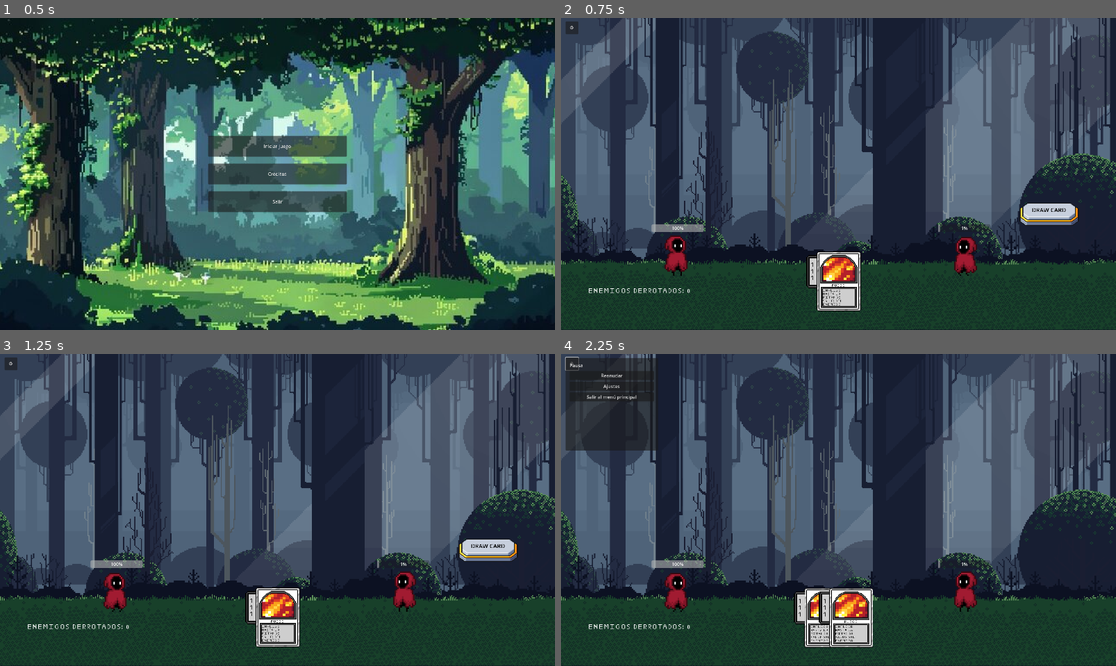
Above: before the commit, frames 1-4 (two rows, left to right).
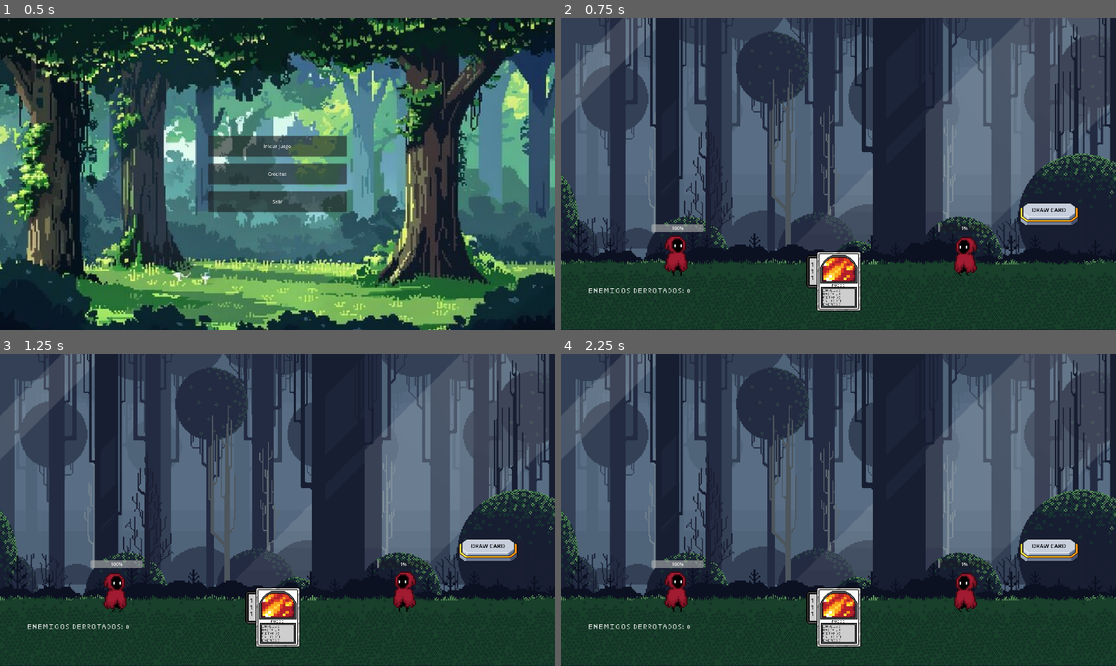
Above: after the commit, the same moments.

Repository: u1751855481-maker/quantumdeck
Game: Godot game, scene res://scenes/main_menu.tscn
The game is run twice, just before and just after one commit, with the same random seed, the same clock (stepped at 60 frames per second) and the same inputs.
Inputs (mouse positions are in pixels of both pictures, inside the frame that each line leads up to):
- Up to frame 1 (0.5 s): no input
- Up to frame 2 (0.75 s): click "Iniciar juego" at 0.5 s
- Up to frame 3 (1.25 s): no input
- Up to frame 4 (2.25 s): click "DRAW CARD" at 1.25 s; click (572, 363) at 2 s, where only the run before the commit has a clickable "⚙"

Frame 1 is identical in both runs. In frame 2, less than 0.1% of the frame differs, in the area x 0-4%, y 1-6%; in frame 3, less than 0.1%; in frame 4, 7.4%, in the area x 0-94%, y 0-95%.
Error after the commit: Parse Error: Identifier "theme" not declared in the current scope. (res://scripts/ui/ui_manager.gd:15)

Commit message:
Add skinnable UI framework, state/save systems, combat log and debug overlay

Diff:
--- a/project.godot
+++ b/project.godot
@@ -18,6 +18,9 @@
 
 [autoload]
 
+SaveSystem="*res://scripts/save_system.gd"
+GameState="*res://scripts/game_state.gd"
+CombatLog="*res://scripts/combat_log.gd"
 AudioSettings="*res://scripts/audio_settings.gd"
 
 [display]
--- a/scenes/deck_hand.tscn
+++ b/scenes/deck_hand.tscn
@@ -29,7 +29,7 @@
 [ext_resource type="AudioStream" uid="uid://bse23joewlf8n" path="res://Assets/sfx/drop_card.ogg" id="26_lwv30"]
 [ext_resource type="AudioStream" uid="uid://8t3q76idoxfe" path="res://Assets/sfx/token.ogg" id="27_yua3g"]
 [ext_resource type="AudioStream" uid="uid://ceo17d3wv806v" path="res://Assets/sfx/splat.ogg" id="28_3esvd"]
-[ext_resource type="PackedScene" path="res://scenes/pause_menu.tscn" id="29_pause"]
+[ext_resource type="PackedScene" path="res://scenes/ui/ui_root.tscn" id="29_uiroot"]
 
 [sub_resource type="AtlasTexture" id="AtlasTexture_5upqq"]
 atlas = ExtResource("5_o728e")
@@ -351,7 +351,7 @@
 label_settings = SubResource("LabelSettings_hlw5f")
 
 
-[node name="PauseMenu" parent="." instance=ExtResource("29_pause")]
+[node name="UIRoot" parent="." instance=ExtResource("29_uiroot")]
 
 [node name="SFX" type="Node2D" parent="."]
 
--- /dev/null
+++ b/scenes/ui/combat_log_panel.tscn
@@ -0,0 +1,63 @@
+[gd_scene load_steps=2 format=3]
+
+[ext_resource type="Script" path="res://scripts/ui/combat_log_panel.gd" id="1_1"]
+
+[node name="CombatLogPanel" type="Control"]
+layout_mode = 1
+anchors_preset = 0
+offset_left = 1480.0
+offset_top = 20.0
+offset_right = 1900.0
+offset_bottom = 420.0
+script = ExtResource("1_1")
+
+[node name="Panel" type="Panel" parent="."]
+layout_mode = 1
+anchors_preset = 15
+anchor_right = 1.0
+anchor_bottom = 1.0
+grow_horizontal = 2
+grow_vertical = 2
+
+[node name="Margin" type="MarginContainer" parent="Panel"]
+layout_mode = 1
+anchors_preset = 15
+anchor_right = 1.0
+anchor_bottom = 1.0
+grow_horizontal = 2
+grow_vertical = 2
+theme_override_constants/margin_left = 8
+theme_override_constants/margin_top = 8
+theme_override_constants/margin_right = 8
+theme_override_constants/margin_bottom = 8
+
+[node name="VBox" type="VBoxContainer" parent="Panel/Margin"]
+layout_mode = 2
+
+[node name="Title" type="Label" parent="Panel/Margin/VBox"]
+layout_mode = 2
+text = "Combat Log"
+
+[node name="Scroll" type="ScrollContainer" parent="Panel/Margin/VBox"]
+custom_minimum_size = Vector2(0, 300)
+layout_mode = 2
+size_flags_vertical = 3
+
+[node name="Output" type="RichTextLabel" parent="Panel/Margin/VBox/Scroll"]
+layout_mode = 2
+bbcode_enabled = false
+fit_content = true
+
+[node name="Buttons" type="HBoxContainer" parent="Panel/Margin/VBox"]
+layout_mode = 2
+
+[node name="ClearButton" type="Button" parent="Panel/Margin/VBox/Buttons"]
+layout_mode = 2
+text = "Clear"
+
+[node name="CloseButton" type="Button" parent="Panel/Margin/VBox/Buttons"]
+layout_mode = 2
+text = "Close"
+
+[connection signal="pressed" from="Panel/Margin/VBox/Buttons/ClearButton" to="." method="_on_clear_button_pressed"]
+[connection signal="pressed" from="Panel/Margin/VBox/Buttons/CloseButton" to="." method="_on_close_button_pressed"]
--- /dev/null
+++ b/scenes/ui/debug_overlay.tscn
@@ -0,0 +1,66 @@
+[gd_scene load_steps=2 format=3]
+
+[ext_resource type="Script" path="res://scripts/ui/debug_overlay.gd" id="1_1"]
+
+[node name="DebugOverlay" type="Control"]
+layout_mode = 1
+anchors_preset = 0
+offset_left = 20.0
+offset_top = 70.0
+offset_right = 360.0
+offset_bottom = 340.0
+script = ExtResource("1_1")
+
+[node name="Panel" type="Panel" parent="."]
+layout_mode = 1
+anchors_preset = 15
+anchor_right = 1.0
+anchor_bottom = 1.0
+grow_horizontal = 2
+grow_vertical = 2
+
+[node name="Margin" type="MarginContainer" parent="Panel"]
+layout_mode = 1
+anchors_preset = 15
+anchor_right = 1.0
+anchor_bottom = 1.0
+grow_horizontal = 2
+grow_vertical = 2
+theme_override_constants/margin_left = 8
+theme_override_constants/margin_top = 8
+theme_override_constants/margin_right = 8
+theme_override_constants/margin_bottom = 8
+
+[node name="VBox" type="VBoxContainer" parent="Panel/Margin"]
+layout_mode = 2
+theme_override_constants/separation = 6
+
+[node name="Title" type="Label" parent="Panel/Margin/VBox"]
+layout_mode = 2
+text = "Debug Overlay (F1)"
+
+[node name="GiveSpellButton" type="Button" parent="Panel/Margin/VBox"]
+layout_mode = 2
+text = "Dar carta spell"
+
+[node name="EnemyAttackButton" type="Button" parent="Panel/Margin/VBox"]
+layout_mode = 2
+text = "Forzar ataque enemigo"
+
+[node name="DefeatButton" type="Button" parent="Panel/Margin/VBox"]
+layout_mode = 2
+text = "Forzar derrota"
+
+[node name="ReloadButton" type="Button" parent="Panel/Margin/VBox"]
+layout_mode = 2
+text = "Recargar escena"
+
+[node name="CloseButton" type="Button" parent="Panel/Margin/VBox"]
+layout_mode = 2
+text = "Cerrar"
+
+[connection signal="pressed" from="Panel/Margin/VBox/GiveSpellButton" to="." method="_on_give_spell_button_pressed"]
+[connection signal="pressed" from="Panel/Margin/VBox/EnemyAttackButton" to="." method="_on_enemy_attack_button_pressed"]
+[connection signal="pressed" from="Panel/Margin/VBox/DefeatButton" to="." method="_on_defeat_button_pressed"]
+[connection signal="pressed" from="Panel/Margin/VBox/ReloadButton" to="." method="_on_reload_button_pressed"]
+[connection signal="pressed" from="Panel/Margin/VBox/CloseButton" to="." method="_on_close_button_pressed"]
--- /dev/null
+++ b/scenes/ui/ui_root.tscn
@@ -0,0 +1,26 @@
+[gd_scene load_steps=2 format=3]
+
+[ext_resource type="Script" path="res://scripts/ui/ui_manager.gd" id="1_1"]
+
+[node name="UIRoot" type="CanvasLayer"]
+layer = 50
+script = ExtResource("1_1")
+
+[node name="MenuContainer" type="Control" parent="."]
+layout_mode = 3
+anchors_preset = 15
+anchor_right = 1.0
+anchor_bottom = 1.0
+grow_horizontal = 2
+grow_vertical = 2
+
+[node name="FadeRect" type="ColorRect" parent="."]
+visible = false
+layout_mode = 1
+anchors_preset = 15
+anchor_right = 1.0
+anchor_bottom = 1.0
+grow_horizontal = 2
+grow_vertical = 2
+mouse_filter = 2
+color = Color(0, 0, 0, 1)
--- a/scripts/audio_settings.gd
+++ b/scripts/audio_settings.gd
@@ -1,28 +1,41 @@
 extends Node
 
-const SETTINGS_PATH := "user://settings.cfg"
-const SECTION_AUDIO := "audio"
-const KEY_MASTER_VOLUME := "master_volume"
-
 var master_volume_percent: float = 100.0
+var music_volume_percent: float = 100.0
+var sfx_volume_percent: float = 100.0
 
 func _ready() -> void:
 	load_settings()
-	apply_master_volume()
+	apply_all_buses()
 
 func set_master_volume_percent(value: float) -> void:
 	master_volume_percent = clampf(value, 0.0, 100.0)
-	apply_master_volume()
-	save_settings()
+	apply_bus_volume("Master", master_volume_percent)
+	persist_audio()
 
-func apply_master_volume() -> void:
-	var master_index := AudioServer.get_bus_index("Master")
-	if(master_index == -1):
+func set_music_volume_percent(value: float) -> void:
+	music_volume_percent = clampf(value, 0.0, 100.0)
+	apply_bus_volume("Music", music_volume_percent)
+	persist_audio()
+
+func set_sfx_volume_percent(value: float) -> void:
+	sfx_volume_percent = clampf(value, 0.0, 100.0)
+	apply_bus_volume("SFX", sfx_volume_percent)
+	persist_audio()
+
+func apply_all_buses() -> void:
+	apply_bus_volume("Master", master_volume_percent)
+	apply_bus_volume("Music", music_volume_percent)
+	apply_bus_volume("SFX", sfx_volume_percent)
+
+func apply_bus_volume(bus_name: String, value_percent: float) -> void:
+	var bus_index := AudioServer.get_bus_index(bus_name)
+	if(bus_index == -1):
 		return
-	if(master_volume_percent <= 0.0):
-		AudioServer.set_bus_volume_db(master_index, -80.0)
+	if(value_percent <= 0.0):
+		AudioServer.set_bus_volume_db(bus_index, -80.0)
 	else:
-		AudioServer.set_bus_volume_db(master_index, linear_to_db(master_volume_percent / 100.0))
+		AudioServer.set_bus_volume_db(bus_index, linear_to_db(value_percent / 100.0))
 
 func get_volume_icon() -> String:
 	if(master_volume_percent <= 0.0):
@@ -32,12 +45,11 @@
 	return "🔊"
 
 func load_settings() -> void:
-	var config := ConfigFile.new()
-	if(config.load(SETTINGS_PATH) == OK):
-		master_volume_percent = float(config.get_value(SECTION_AUDIO, KEY_MASTER_VOLUME, 100.0))
-	master_volume_percent = clampf(master_volume_percent, 0.0, 100.0)
+	master_volume_percent = SaveSystem.get_audio_value("master_volume", 100.0)
+	music_volume_percent = SaveSystem.get_audio_value("music_volume", 100.0)
+	sfx_volume_percent = SaveSystem.get_audio_value("sfx_volume", 100.0)
 
-func save_settings() -> void:
-	var config := ConfigFile.new()
-	config.set_value(SECTION_AUDIO, KEY_MASTER_VOLUME, master_volume_percent)
-	config.save(SETTINGS_PATH)
+func persist_audio() -> void:
+	SaveSystem.set_audio_value("master_volume", master_volume_percent)
+	SaveSystem.set_audio_value("music_volume", music_volume_percent)
+	SaveSystem.set_audio_value("sfx_volume", sfx_volume_percent)
--- /dev/null
+++ b/scripts/combat_log.gd
@@ -0,0 +1,20 @@
+extends Node
+
+signal entry_added(entry: String)
+signal entries_cleared
+
+var entries: Array[String] = []
+const MAX_ENTRIES := 100
+
+func add_entry(entry: String) -> void:
+	entries.push_back(entry)
+	if(entries.size() > MAX_ENTRIES):
+		entries.pop_front()
+	entry_added.emit(entry)
+
+func clear() -> void:
+	entries.clear()
+	entries_cleared.emit()
+
+func get_entries() -> Array[String]:
+	return entries.duplicate()
--- a/scripts/deck_hand.gd
+++ b/scripts/deck_hand.gd
@@ -14,7 +14,9 @@
 @onready var PlayerBoard: BoardSpells = $CanvasLayer/World/Board_Spells
 @onready var BattleManagerAux: BattleManager = $Battle_Manager
 @onready var CardSpell2Scene: PackedScene = preload("res://scenes/cards/card_spell_heal.tscn")
-@onready var PauseMenu: CanvasLayer = $PauseMenu
+@onready var UIManager: CanvasLayer = $UIRoot
+var PauseMenu: CanvasLayer
+var DebugOverlay: Control
 var OutputCard: Card
 var CurrentCard: Card
 var CurrentSlot: CardSlot
@@ -39,7 +41,18 @@
 	visualize_elements(PHASE)
 	set_world(WORLD)
 	$GameOverLayer.visible = false
-	PauseMenu.connect("exit_to_menu_requested", _on_pause_menu_exit_to_menu_requested)
+	GameState.set_state(GameState.State.PLAYING)
+	CombatLog.clear()
+	PauseMenu = UIManager.open_menu("pause_menu")
+	if(PauseMenu):
+		PauseMenu.connect("exit_to_menu_requested", _on_pause_menu_exit_to_menu_requested)
+	UIManager.open_menu("combat_log_panel")
+	DebugOverlay = UIManager.open_menu("debug_overlay")
+	if(DebugOverlay):
+		DebugOverlay.connect("requested_reload_scene", _on_debug_reload_scene_requested)
+		DebugOverlay.connect("requested_give_spell", _on_debug_give_spell_requested)
+		DebugOverlay.connect("requested_force_enemy_attack", _on_debug_force_enemy_attack_requested)
+		DebugOverlay.connect("requested_force_defeat", _on_debug_force_defeat_requested)
 	pass # Replace with function body.
 func visualize_elements(phase:String):
 	if(IsMeasureSequenceRunning):
@@ -220,6 +233,7 @@
 func show_combat_text(text:String, color:Color = Color(1,1,1,1)):
 	$CombatLog.text = text
 	$CombatLog.modulate = color
+	CombatLog.add_entry(text)
 func resolve_enemy_attack():
 	BattleManagerAux.resolve_enemy_attack()
 	play_sfx_enemy_hit()
@@ -347,14 +361,19 @@
 	show_combat_text("Derrota", Color(1, 0.5, 0.5, 1))
 	$GameOverLayer/Panel/FinalScore.text = "Score: " + str(final_score)
 	$GameOverLayer.visible = true
-	PauseMenu.set_pause_enabled(false)
+	GameState.set_state(GameState.State.GAME_OVER)
+	SaveSystem.set_high_score(final_score)
+	if(PauseMenu):
+		PauseMenu.set_pause_enabled(false)
 	PlayerHand.CanInteract = false
 	QuanticPlayerHand.CanInteract = false
 	hide_all_buttons()
 
 func _on_restart_button_pressed():
 	unlock_all_player_input()
-	PauseMenu.set_pause_enabled(true)
+	GameState.set_state(GameState.State.PLAYING)
+	if(PauseMenu):
+		PauseMenu.set_pause_enabled(true)
 	get_tree().reload_current_scene()
 
 func play_sfx_draw_card() -> void:
@@ -393,4 +412,24 @@
 
 
 func _on_pause_menu_exit_to_menu_requested() -> void:
-	get_tree().change_scene_to_file("res://scenes/main_menu.tscn")
+	GameState.set_state(GameState.State.MENU)
+	if(UIManager):
+		await UIManager.transition_to_scene("res://scenes/main_menu.tscn")
+	else:
+		get_tree().change_scene_to_file("res://scenes/main_menu.tscn")
+
+func _on_debug_reload_scene_requested() -> void:
+	get_tree().reload_current_scene()
+
+func _on_debug_give_spell_requested() -> void:
+	var card_scenes = [CardSpell1Scene, CardSpell2Scene]
+	var card = card_scenes[randi_range(0, card_scenes.size() - 1)].instantiate()
+	PlayerHand.add_card(card)
+	show_combat_text("[DEBUG] Carta añadida", Color(0.6, 0.8, 1.0, 1.0))
+
+func _on_debug_force_enemy_attack_requested() -> void:
+	resolve_enemy_attack()
+	show_combat_text("[DEBUG] Ataque enemigo forzado", Color(1, 0.8, 0.6, 1.0))
+
+func _on_debug_force_defeat_requested() -> void:
+	_on_battle_manager_player_defeated($Battle_Manager/Score.score)
--- /dev/null
+++ b/scripts/game_state.gd
@@ -0,0 +1,24 @@
+extends Node
+
+enum State {
+	MENU,
+	PLAYING,
+	PAUSED,
+	GAME_OVER
+}
+
+signal state_changed(new_state: State)
+
+var current_state: State = State.MENU
+
+func set_state(new_state: State) -> void:
+	if(current_state == new_state):
+		return
+	current_state = new_state
+	state_changed.emit(current_state)
+
+func can_pause() -> bool:
+	return current_state == State.PLAYING or current_state == State.PAUSED
+
+func is_game_over() -> bool:
+	return current_state == State.GAME_OVER
--- a/scripts/main_menu.gd
+++ b/scripts/main_menu.gd
@@ -12,6 +12,7 @@
 @onready var CodeNamesLabel: Label = $CreditsPanel/MarginContainer/CreditsVBox/CodeSection/Names
 
 func _ready() -> void:
+	GameState.set_state(GameState.State.MENU)
 	CreditsPanel.visible = false
 	update_credits_labels()
 
@@ -22,6 +23,7 @@
 	CodeNamesLabel.text = "\n".join(CodeDevelopmentNames)
 
 func _on_start_button_pressed() -> void:
+	GameState.set_state(GameState.State.PLAYING)
 	get_tree().change_scene_to_file("res://scenes/deck_hand.tscn")
 
 func _on_credits_button_pressed() -> void:
--- a/scripts/pause_menu.gd
+++ b/scripts/pause_menu.gd
@@ -1,5 +1,8 @@
 extends CanvasLayer
 
+signal requested_close
+signal requested_open_settings
+signal requested_back
 signal pause_opened
 signal pause_closed
 signal exit_to_menu_requested
@@ -37,10 +40,11 @@
 		open_pause()
 
 func open_pause() -> void:
-	if(IsOpen):
+	if(IsOpen || !GameState.can_pause()):
 		return
 	IsOpen = true
 	get_tree().paused = true
+	GameState.set_state(GameState.State.PAUSED)
 	show_view("main")
 	animate_panel(PANEL_VISIBLE_Y)
 	pause_opened.emit()
@@ -50,9 +54,12 @@
 		return
 	IsOpen = false
 	get_tree().paused = false
+	if(!GameState.is_game_over()):
+		GameState.set_state(GameState.State.PLAYING)
 	show_view("main")
 	animate_panel(PANEL_HIDDEN_Y)
 	pause_closed.emit()
+	requested_close.emit()
 
 func set_pause_enabled(enabled: bool) -> void:
 	ToggleButton.visible = enabled
@@ -80,9 +87,11 @@
 
 func _on_settings_button_pressed() -> void:
 	show_view("settings")
+	requested_open_settings.emit()
 
 func _on_settings_back_button_pressed() -> void:
 	show_view("main")
+	requested_back.emit()
 
 func _on_main_menu_button_pressed() -> void:
 	show_view("confirm")
--- /dev/null
+++ b/scripts/save_system.gd
@@ -0,0 +1,99 @@
+extends Node
+
+const SAVE_PATH := "user://save_data.cfg"
+const SAVE_VERSION := 1
+
+var data := {
+	"version": SAVE_VERSION,
+	"audio": {
+		"master_volume": 100.0,
+		"music_volume": 100.0,
+		"sfx_volume": 100.0
+	},
+	"video": {
+		"ui_scale": 1.0,
+		"mute_in_background": false,
+		"reduce_flashes": false
+	},
+	"progress": {
+		"high_score": 0,
+		"unlocks": []
+	},
+	"controls": {
+		"ui_cancel": KEY_ESCAPE,
+		"debug_toggle": KEY_F1
+	}
+}
+
+func _ready() -> void:
+	load_data()
+	apply_controls()
+
+func load_data() -> void:
+	var cfg := ConfigFile.new()
+	if(cfg.load(SAVE_PATH) != OK):
+		save_data()
+		return
+	data["version"] = int(cfg.get_value("meta", "version", SAVE_VERSION))
+	data["audio"]["master_volume"] = float(cfg.get_value("audio", "master_volume", data["audio"]["master_volume"]))
+	data["audio"]["music_volume"] = float(cfg.get_value("audio", "music_volume", data["audio"]["music_volume"]))
+	data["audio"]["sfx_volume"] = float(cfg.get_value("audio", "sfx_volume", data["audio"]["sfx_volume"]))
+	data["video"]["ui_scale"] = float(cfg.get_value("video", "ui_scale", data["video"]["ui_scale"]))
+	data["video"]["mute_in_background"] = bool(cfg.get_value("video", "mute_in_background", data["video"]["mute_in_background"]))
+	data["video"]["reduce_flashes"] = bool(cfg.get_value("video", "reduce_flashes", data["video"]["reduce_flashes"]))
+	data["progress"]["high_score"] = int(cfg.get_value("progress", "high_score", data["progress"]["high_score"]))
+	data["progress"]["unlocks"] = cfg.get_value("progress", "unlocks", data["progress"]["unlocks"])
+	for action_name in data["controls"].keys():
+		data["controls"][action_name] = int(cfg.get_value("controls", action_name, data["controls"][action_name]))
+
+func save_data() -> void:
+	var cfg := ConfigFile.new()
+	cfg.set_value("meta", "version", SAVE_VERSION)
+	cfg.set_value("audio", "master_volume", data["audio"]["master_volume"])
+	cfg.set_value("audio", "music_volume", data["audio"]["music_volume"])
+	cfg.set_value("audio", "sfx_volume", data["audio"]["sfx_volume"])
+	cfg.set_value("video", "ui_scale", data["video"]["ui_scale"])
+	cfg.set_value("video", "mute_in_background", data["video"]["mute_in_background"])
+	cfg.set_value("video", "reduce_flashes", data["video"]["reduce_flashes"])
+	cfg.set_value("progress", "high_score", data["progress"]["high_score"])
+	cfg.set_value("progress", "unlocks", data["progress"]["unlocks"])
+	for action_name in data["controls"].keys():
+		cfg.set_value("controls", action_name, data["controls"][action_name])
+	cfg.save(SAVE_PATH)
+
+func get_audio_value(key: String, default_value: float = 100.0) -> float:
+	return float(data["audio"].get(key, default_value))
+
+func set_audio_value(key: String, value: float) -> void:
+	data["audio"][key] = clampf(value, 0.0, 100.0)
+	save_data()
+
+func set_high_score(score: int) -> void:
+	if(score > int(data["progress"]["high_score"])):
+		data["progress"]["high_score"] = score
+		save_data()
+
+func get_high_score() -> int:
+	return int(data["progress"]["high_score"])
+
+func set_action_key(action_name: String, keycode: Key) -> void:
+	if(!data["controls"].has(action_name)):
+		data["controls"][action_name] = keycode
+	else:
+		data["controls"][action_name] = keycode
+	apply_action_binding(action_name, keycode)
+	save_data()
+
+func apply_controls() -> void:
+	for action_name in data["controls"].keys():
+		apply_action_binding(action_name, int(data["controls"][action_name]))
+
+func apply_action_binding(action_name: String, keycode: Key) -> void:
+	if(!InputMap.has_action(action_name)):
+		InputMap.add_action(action_name)
+	for ev in InputMap.action_get_events(action_name):
+		if(ev is InputEventKey):
+			InputMap.action_erase_event(action_name, ev)
+	var input_event := InputEventKey.new()
+	input_event.physical_keycode = keycode
+	InputMap.action_add_event(action_name, input_event)
--- /dev/null
+++ b/scripts/ui/combat_log_panel.gd
@@ -0,0 +1,30 @@
+extends Control
+
+signal requested_close
+
+@onready var TextOutput: RichTextLabel = $Panel/Margin/VBox/Scroll/Output
+
+func _ready() -> void:
+	process_mode = Node.PROCESS_MODE_ALWAYS
+	CombatLog.entry_added.connect(_on_combat_log_entry_added)
+	CombatLog.entries_cleared.connect(_on_combat_log_entries_cleared)
+	rebuild_log()
+
+func rebuild_log() -> void:
+	TextOutput.clear()
+	for entry in CombatLog.get_entries():
+		TextOutput.append_text(entry + "\n")
+	TextOutput.scroll_to_line(TextOutput.get_line_count())
+
+func _on_combat_log_entry_added(entry: String) -> void:
+	TextOutput.append_text(entry + "\n")
+	TextOutput.scroll_to_line(TextOutput.get_line_count())
+
+func _on_combat_log_entries_cleared() -> void:
+	TextOutput.clear()
+
+func _on_clear_button_pressed() -> void:
+	CombatLog.clear()
+
+func _on_close_button_pressed() -> void:
+	requested_close.emit()
--- /dev/null
+++ b/scripts/ui/debug_overlay.gd
@@ -0,0 +1,31 @@
+extends Control
+
+signal requested_close
+signal requested_reload_scene
+signal requested_give_spell
+signal requested_force_enemy_attack
+signal requested_force_defeat
+
+func _ready() -> void:
+	process_mode = Node.PROCESS_MODE_ALWAYS
+	visible = false
+
+func _unhandled_input(event: InputEvent) -> void:
+	if(event.is_action_pressed("debug_toggle")):
+		visible = !visible
+
+func _on_close_button_pressed() -> void:
+	visible = false
+	requested_close.emit()
+
+func _on_reload_button_pressed() -> void:
+	requested_reload_scene.emit()
+
+func _on_give_spell_button_pressed() -> void:
+	requested_give_spell.emit()
+
+func _on_enemy_attack_button_pressed() -> void:
+	requested_force_enemy_attack.emit()
+
+func _on_defeat_button_pressed() -> void:
+	requested_force_defeat.emit()
--- /dev/null
+++ b/scripts/ui/ui_manager.gd
@@ -0,0 +1,63 @@
+extends CanvasLayer
+
+@onready var MenuContainer: Control = $MenuContainer
+@onready var FadeRect: ColorRect = $FadeRect
+
+var MenuRegistry := {
+	"pause_menu": preload("res://scenes/pause_menu.tscn"),
+	"combat_log_panel": preload("res://scenes/ui/combat_log_panel.tscn"),
+	"debug_overlay": preload("res://scenes/ui/debug_overlay.tscn")
+}
+
+var OpenMenus := {}
+
+func _ready() -> void:
+	if(theme == null):
+		theme = Theme.new()
+	FadeRect.visible = false
+	FadeRect.modulate.a = 0.0
+
+func open_menu(menu_name: String) -> Node:
+	if(OpenMenus.has(menu_name)):
+		return OpenMenus[menu_name]
+	if(!MenuRegistry.has(menu_name)):
+		return null
+	var menu := MenuRegistry[menu_name].instantiate()
+	if(menu.has_signal("requested_close")):
+		menu.connect("requested_close", _on_menu_requested_close.bind(menu_name))
+	MenuContainer.add_child(menu)
+	OpenMenus[menu_name] = menu
+	return menu
+
+func close_menu(menu_name: String) -> void:
+	if(!OpenMenus.has(menu_name)):
+		return
+	var menu: Node = OpenMenus[menu_name]
+	OpenMenus.erase(menu_name)
+	menu.queue_free()
+
+func get_menu(menu_name: String) -> Node:
+	if(OpenMenus.has(menu_name)):
+		return OpenMenus[menu_name]
+	return null
+
+func transition_to_scene(scene_path: String) -> void:
+	await fade_in()
+	get_tree().change_scene_to_file(scene_path)
+	await get_tree().process_frame
+	await fade_out()
+
+func fade_in() -> void:
+	FadeRect.visible = true
+	var tween := create_tween()
+	tween.tween_property(FadeRect, "modulate:a", 1.0, 0.2)
+	await tween.finished
+
+func fade_out() -> void:
+	var tween := create_tween()
+	tween.tween_property(FadeRect, "modulate:a", 0.0, 0.2)
+	await tween.finished
+	FadeRect.visible = false
+
+func _on_menu_requested_close(menu_name: String) -> void:
+	close_menu(menu_name)
Not shown, added: docs/ui_contracts.md
